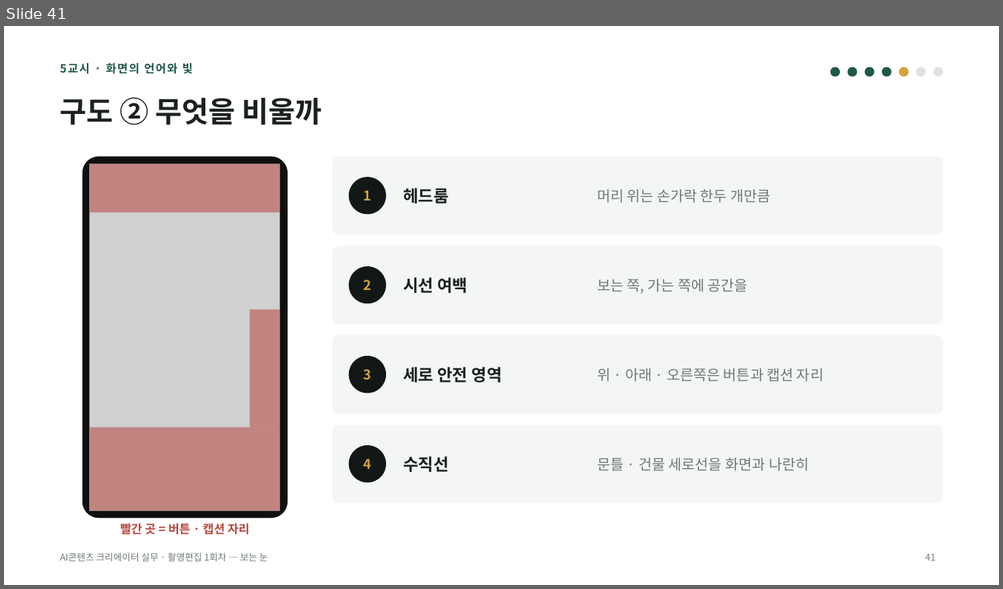
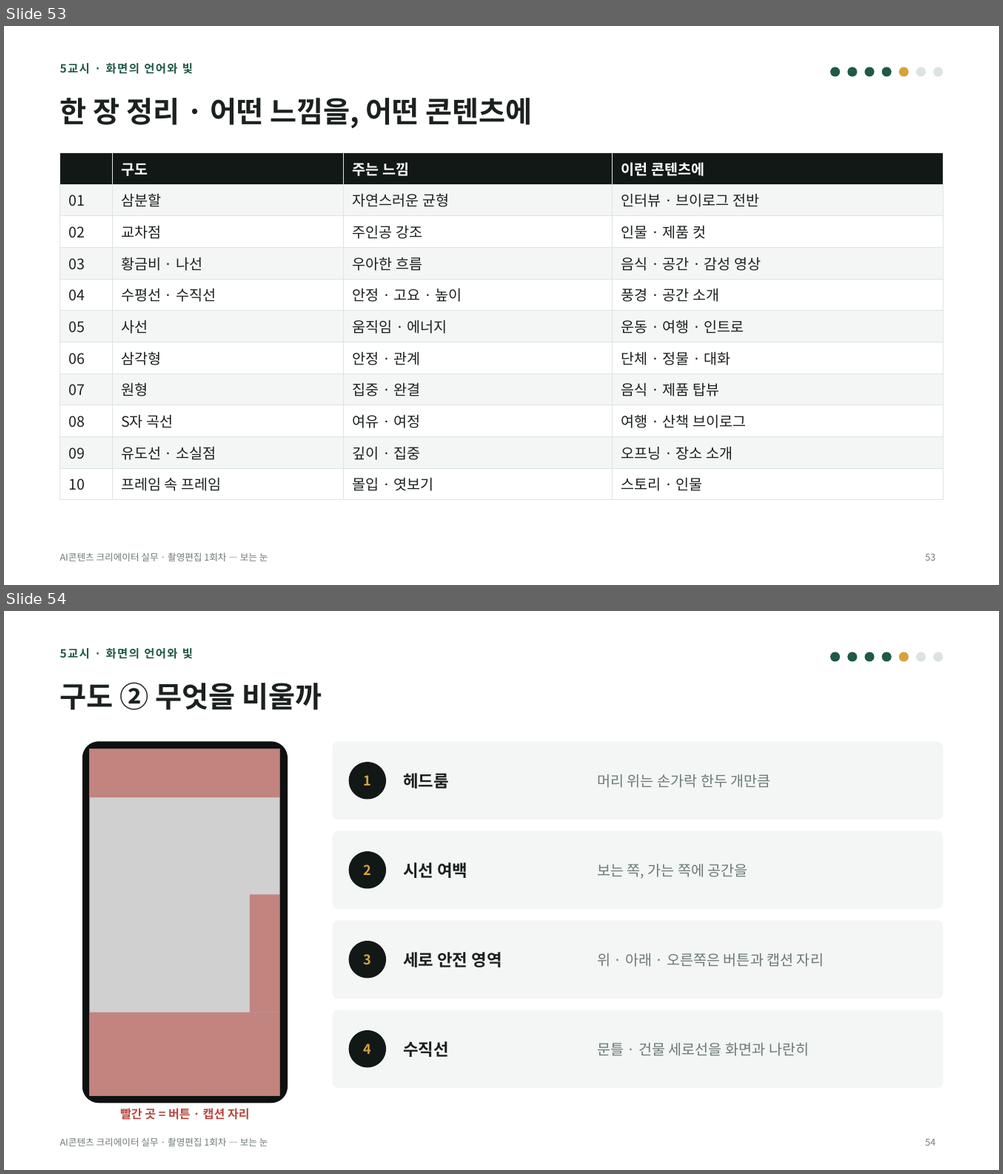
Before and after one commit to yujida/MARUBIT, a slide deck: lectures/01/1회차_보는눈_슬라이드.pptx. Shown one above the other, each under a label of ours: slide 41 before the commit, slides 53 and 54 after it. The pictures are 1003x589 and 1003x1174 pixels, drawn with LibreOffice and Linux fonts; fonts in the diff are those of the drawing; grey boxes stand for pictures. Boxes give left, top, right and bottom in pixels: in the first picture for what was removed or moved away, otherwise in the second. Text is boxed around its words. In the diff, an @@ line names an element or a change of style, - is before the commit and + after.

```diff
--- a/lectures/01/1회차_보는눈_슬라이드.pptx
+++ b/lectures/01/1회차_보는눈_슬라이드.pptx
@@ slide 53 added at <box>4,26,999,585</box>, background #FFFFFF; not listed: 1 template element that a slide beside it also shows @@
@@ text added at <box>60,63,193,74</box>, 11 pt, text #1F5A43, bold @@
+5교시 · 화면의 언어와 빛
@@ ellipse added at <box>830,67,839,77</box>, fill #1F5A43 @@
@@ ellipse added at <box>847,67,856,77</box>, fill #1F5A43 @@
@@ ellipse added at <box>865,67,874,77</box>, fill #1F5A43 @@
@@ ellipse added at <box>882,67,891,77</box>, fill #1F5A43 @@
@@ ellipse added at <box>899,67,908,77</box>, fill #D6A23C @@
@@ ellipse added at <box>916,67,925,77</box>, fill #DDE4E0 @@
@@ ellipse added at <box>933,67,942,77</box>, fill #DDE4E0 @@
@@ title added at <box>60,98,532,129</box>, 28 pt, text #1B211E, bold @@
+한 장 정리 · 어떤 느낌을, 어떤 콘텐츠에
@@ table added at <box>60,153,942,494</box>, 11 rows, 4 columns @@
+ | 구도 | 주는 느낌 | 이런 콘텐츠에
+01 | 삼분할 | 자연스러운 균형 | 인터뷰 · 브이로그 전반
+02 | 교차점 | 주인공 강조 | 인물 · 제품 컷
+03 | 황금비 · 나선 | 우아한 흐름 | 음식 · 공간 · 감성 영상
+04 | 수평선 · 수직선 | 안정 · 고요 · 높이 | 풍경 · 공간 소개
+05 | 사선 | 움직임 · 에너지 | 운동 · 여행 · 인트로
+06 | 삼각형 | 안정 · 관계 | 단체 · 정물 · 대화
+07 | 원형 | 집중 · 완결 | 음식 · 제품 탑뷰
+08 | S자 곡선 | 여유 · 여정 | 여행 · 산책 브이로그
+09 | 유도선 · 소실점 | 깊이 · 집중 | 오프닝 · 장소 소개
+10 | 프레임 속 프레임 | 몰입 · 엿보기 | 스토리 · 인물
@@ page number added at <box>925,554,935,561</box>, 9 pt, text #6E7A74 @@
+53
@@ what was slide 41 is now slide 54 @@
@@ page number at <box>925,1139,935,1146</box>: text changed @@
-41
+54
```
Also in this commit, not shown: 33 other slides added, 8 other files.
